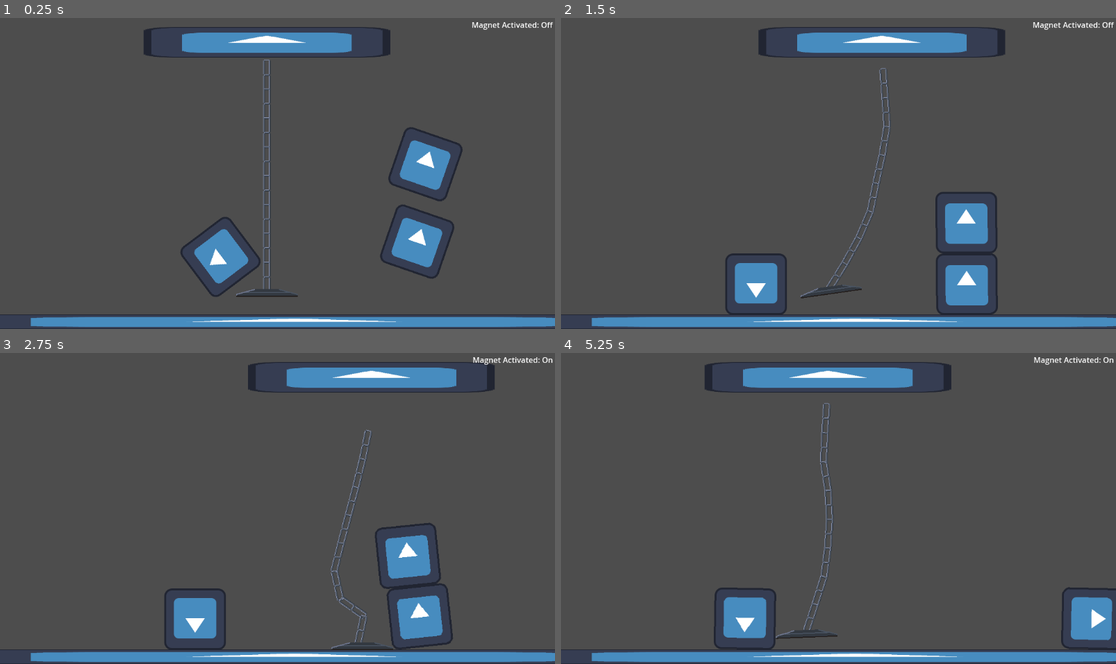
Above: before the commit, frames 1-4 (two rows, left to right).
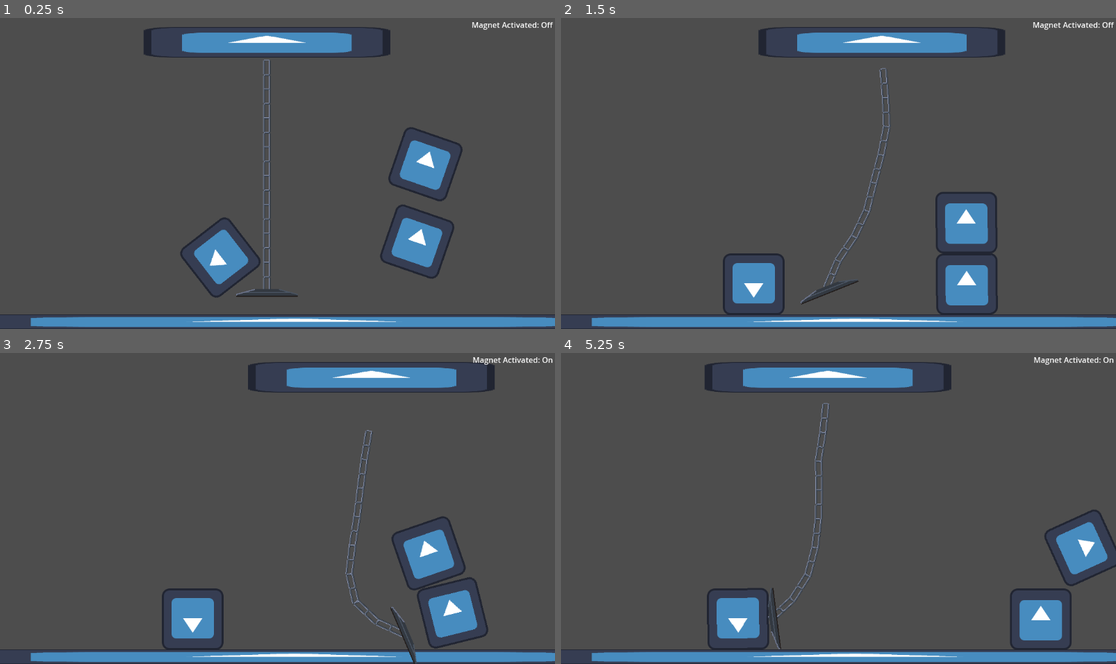
Above: after the commit, the same moments.

Repository: nanodeath/tippy-towers
Game: Godot game, scene res://game.tscn
Same seed, same stepped clock (60 frames per second), same inputs: the game is played once before the commit and once after it. The engine's default icon, where the game draws it, is replaced by a stand-in: a white triangle on a blue panel in a dark square.
Inputs:
- Up to frame 1 (0.25 s): no input
- Up to frame 2 (1.5 s): hold D (move_right) 0.53-1.28 s; tap Space (toggle_magnet) at 0.6, 1.35 s; hold S (move_down) from 1.28 s (still down)
- Up to frame 3 (2.75 s): release S (move_down) at 2.03 s; hold D (move_right) from 2.03 s (still down); tap Space (toggle_magnet) at 2.1 s
- Up to frame 4 (5.25 s): release D (move_right) at 2.78 s; hold W (move_up) 2.78-3.53 s; tap Space (toggle_magnet) every 0.75 s from 2.85 to 5.1 s; hold A (move_left) 3.53-5.03 s; hold S (move_down) from 5.03 s (still down)

The runs differ from the first frame. In frame 1, 0.2% of the frame differs, in the area x 32-47%, y 64-90%; in frame 2, 1.0%; in frame 3, 4.7%; in frame 4, 5.2%, in the area x 26-100%, y 16-96%.

Commit message:
Crane can now pick up and drop fairly reliably.

Diff:
--- a/tippy-towers/game.tscn
+++ b/tippy-towers/game.tscn
@@ -1,10 +1,14 @@
-[gd_scene load_steps=6 format=3 uid="uid://chss5a6j3kny4"]
+[gd_scene load_steps=7 format=3 uid="uid://chss5a6j3kny4"]
 
 [ext_resource type="Texture2D" uid="uid://p5f1hvknc1bl" path="res://icon.svg" id="1_qfxxw"]
 [ext_resource type="PackedScene" uid="uid://d2ytku27cc5of" path="res://scenes/crane.tscn" id="2_j786l"]
 [ext_resource type="Script" path="res://scripts/ui/magnet_status.gd" id="3_ebv6g"]
 
 [sub_resource type="WorldBoundaryShape2D" id="WorldBoundaryShape2D_yp3k8"]
+
+[sub_resource type="PhysicsMaterial" id="PhysicsMaterial_mbx68"]
+rough = true
+absorbent = true
 
 [sub_resource type="RectangleShape2D" id="RectangleShape2D_kanau"]
 size = Vector2(128, 128)
@@ -22,11 +26,12 @@
 position = Vector2(0, -14)
 shape = SubResource("WorldBoundaryShape2D_yp3k8")
 
-[node name="Block" type="RigidBody2D" parent="."]
+[node name="Block" type="RigidBody2D" parent="." groups=["junk"]]
 position = Vector2(545, 466)
 rotation = 0.332925
 collision_layer = 2
 collision_mask = 3
+physics_material_override = SubResource("PhysicsMaterial_mbx68")
 
 [node name="Sprite" type="Sprite2D" parent="Block"]
 texture = ExtResource("1_qfxxw")
@@ -34,7 +39,7 @@
 [node name="CollisionShape2D" type="CollisionShape2D" parent="Block"]
 shape = SubResource("RectangleShape2D_kanau")
 
-[node name="Block2" type="RigidBody2D" parent="."]
+[node name="Block2" type="RigidBody2D" parent="." groups=["junk"]]
 position = Vector2(866, 438)
 rotation = 0.332925
 collision_layer = 2
@@ -46,7 +51,7 @@
 [node name="CollisionShape2D" type="CollisionShape2D" parent="Block2"]
 shape = SubResource("RectangleShape2D_kanau")
 
-[node name="Block3" type="RigidBody2D" parent="."]
+[node name="Block3" type="RigidBody2D" parent="." groups=["junk"]]
 position = Vector2(883, 277)
 rotation = 0.332925
 collision_layer = 2
--- a/tippy-towers/project.godot
+++ b/tippy-towers/project.godot
@@ -51,6 +51,7 @@
 
 2d_physics/layer_1="Player"
 2d_physics/layer_2="Junk"
+2d_physics/layer_3="Crane"
 
 [rendering]
 
--- a/tippy-towers/scenes/chain_link.tscn
+++ b/tippy-towers/scenes/chain_link.tscn
@@ -8,6 +8,7 @@
 [node name="ChainLink" type="RigidBody2D"]
 show_behind_parent = true
 position = Vector2(0, 29)
+collision_mask = 4
 mass = 10.0
 angular_damp = 4.0
 
--- a/tippy-towers/scenes/crane.tscn
+++ b/tippy-towers/scenes/crane.tscn
@@ -11,16 +11,23 @@
 [sub_resource type="CircleShape2D" id="CircleShape2D_0pyye"]
 radius = 4.0
 
+[sub_resource type="RectangleShape2D" id="RectangleShape2D_ngqpb"]
+size = Vector2(2, 6)
+
+[sub_resource type="RectangleShape2D" id="RectangleShape2D_xaaf2"]
+size = Vector2(124, 8)
+
 [sub_resource type="RectangleShape2D" id="RectangleShape2D_0eb5c"]
-size = Vector2(128, 16)
+size = Vector2(124, 2)
 
 [sub_resource type="RectangleShape2D" id="RectangleShape2D_mjl0t"]
-size = Vector2(128, 36)
+size = Vector2(128, 48)
 
 [sub_resource type="RectangleShape2D" id="RectangleShape2D_rt02g"]
 size = Vector2(16, 320)
 
 [node name="Crane" type="CharacterBody2D"]
+collision_layer = 4
 collision_mask = 3
 motion_mode = 1
 script = ExtResource("1_dp2g1")
@@ -97,27 +104,53 @@
 
 [node name="Magnet" type="RigidBody2D" parent="."]
 position = Vector2(0, 521)
-collision_mask = 3
-mass = 5.0
-max_contacts_reported = 10
-contact_monitor = true
-angular_damp = 10.0
+collision_mask = 2
 
 [node name="Sprite" type="Sprite2D" parent="Magnet"]
 texture = ExtResource("4_ge2jl")
 
-[node name="MainShape" type="CollisionShape2D" parent="Magnet"]
+[node name="Left" type="CollisionShape2D" parent="Magnet"]
+position = Vector2(-63, 5)
+shape = SubResource("RectangleShape2D_ngqpb")
+
+[node name="Right" type="CollisionShape2D" parent="Magnet"]
+position = Vector2(63, 5)
+shape = SubResource("RectangleShape2D_ngqpb")
+
+[node name="Top" type="CollisionShape2D" parent="Magnet"]
+position = Vector2(0, 2)
+shape = SubResource("RectangleShape2D_xaaf2")
+
+[node name="PinJoint2D" type="PinJoint2D" parent="Magnet"]
+position = Vector2(-52, 7)
+node_a = NodePath("..")
+node_b = NodePath("../StickyBit")
+
+[node name="PinJoint2D2" type="PinJoint2D" parent="Magnet"]
+position = Vector2(52, 7)
+node_a = NodePath("..")
+node_b = NodePath("../StickyBit")
+
+[node name="StickyBit" type="RigidBody2D" parent="Magnet"]
+collision_mask = 2
+max_contacts_reported = 8
+contact_monitor = true
+
+[node name="Shape" type="CollisionShape2D" parent="Magnet/StickyBit"]
+position = Vector2(0, 7)
 shape = SubResource("RectangleShape2D_0eb5c")
 
 [node name="GravityZone" type="Area2D" parent="Magnet"]
 collision_mask = 2
 gravity_space_override = 1
-gravity_point_center = Vector2(0, -1)
-gravity_direction = Vector2(0, -1)
-gravity = 2000.0
+gravity_point = true
+gravity_point_unit_distance = 64.0
+gravity_point_center = Vector2(0, 10)
+gravity_direction = Vector2(0, 10)
+gravity = 4000.0
 
 [node name="CollisionShape2D" type="CollisionShape2D" parent="Magnet/GravityZone"]
-position = Vector2(0, 26)
+position = Vector2(0, 32)
 shape = SubResource("RectangleShape2D_mjl0t")
 
 [node name="CollisionShape2D2" type="CollisionShape2D" parent="."]
--- a/tippy-towers/scripts/crane.gd
+++ b/tippy-towers/scripts/crane.gd
@@ -3,14 +3,24 @@
 @export var speed: int
 @export var move_up_speed: int
 @onready var chain_anchor = $ChainAnchor
-@onready var gravity_zone = $Magnet/GravityZone
+@onready var gravity_zone: Area2D = $Magnet/GravityZone
+@onready var magnet: RigidBody2D = $Magnet
+@onready var sticky_bit = $Magnet/StickyBit
 
 var magnet_activated: bool = false
 
 signal magnet_changed(status: bool)
 
+var contacts: int = 0
+var magnet_direct_state: PhysicsDirectBodyState2D
+var fused_with_junk: Array[RigidBody2D] = []
+
 func _ready():
 	_update_magnet()
+	magnet_direct_state = PhysicsServer2D.body_get_direct_state(sticky_bit.get_rid())
+
+	sticky_bit.body_entered.connect(func(b): contacts += 1)
+	sticky_bit.body_exited.connect(func(b): contacts -= 1)
 
 func _process(delta):
 	if Input.is_action_just_pressed("toggle_magnet"):
@@ -29,8 +39,63 @@
 	elif Input.is_action_pressed("move_down"):
 		chain_anchor.position.y += move_up_speed * delta
 
+	var contact_count := magnet_direct_state.get_contact_count()
+	#print("Magnet contact: ", contact_count)
+	if magnet_activated and contacts > 0:
+		var collisions := []
+		for i in contact_count:
+			var obj := magnet_direct_state.get_contact_collider_object(i) as Node
+			if not obj is PhysicsBody2D or not obj.is_in_group("junk"):
+				continue
+			#print("  collider obj: ", obj)
+			if collisions.has(obj):
+				# two contacts
+				#print("Connecting to ", obj)
+				if not fused_with_junk.has(obj):
+					print("Fused with ", obj)
+					var other := obj as RigidBody2D
+					other.reparent(magnet)
+					other.freeze_mode = RigidBody2D.FREEZE_MODE_KINEMATIC
+					other.freeze = true
+					other.collision_layer = 1 << 0
+					fused_with_junk.push_back(obj)
+			else:
+				collisions.push_back(obj)
+	if not magnet_activated and fused_with_junk.size() > 0:
+		for obj in fused_with_junk:
+			obj.add_collision_exception_with(magnet)
+			obj.add_collision_exception_with(sticky_bit)
+			obj.reparent(get_parent())
+			obj.freeze = false
+			obj.collision_layer = 1 << 1
+			var timer := Timer.new()
+			timer.autostart = true
+			timer.wait_time = 1.0
+			timer.timeout.connect(func():
+				obj.remove_collision_exception_with(magnet)
+				obj.remove_collision_exception_with(sticky_bit)
+				timer.queue_free()
+			)
+			add_child(timer)
+		fused_with_junk.clear()
+
 func _update_magnet():
 	if magnet_activated:
 		gravity_zone.process_mode = Node.PROCESS_MODE_INHERIT
 	else:
 		gravity_zone.process_mode = Node.PROCESS_MODE_DISABLED
+
+func _body_entered(body: Node):
+	pass
+
+func _body_shape_entered(body_rid: RID, body: Node, body_shape_index: int, local_shape_index: int):
+	var other_body_state := PhysicsServer2D.body_get_direct_state(body_rid)
+	var my_body_state := PhysicsServer2D.body_get_direct_state(magnet.get_rid())
+	var contact_count := my_body_state.get_contact_count()
+	#print("Magnet contact count up to: ", contact_count)
+
+func _body_shape_exited(body_rid: RID, body: Node, body_shape_index: int, local_shape_index: int):
+	var other_body_state := PhysicsServer2D.body_get_direct_state(body_rid)
+	var my_body_state := PhysicsServer2D.body_get_direct_state(magnet.get_rid())
+	var contact_count := my_body_state.get_contact_count()
+	#print("Magnet contact count down to: ", contact_count)
Not shown: 1 places in tippy-towers/scenes/crane.tscn that only renumber resources
